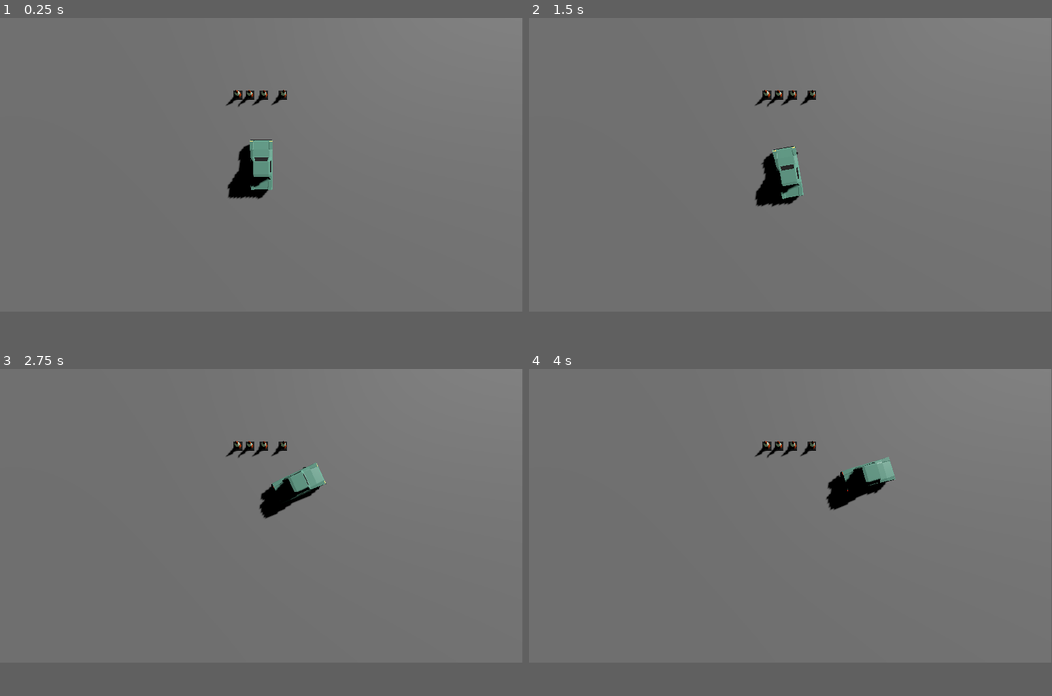
Above: before the commit, frames 1-4 (two rows, left to right).
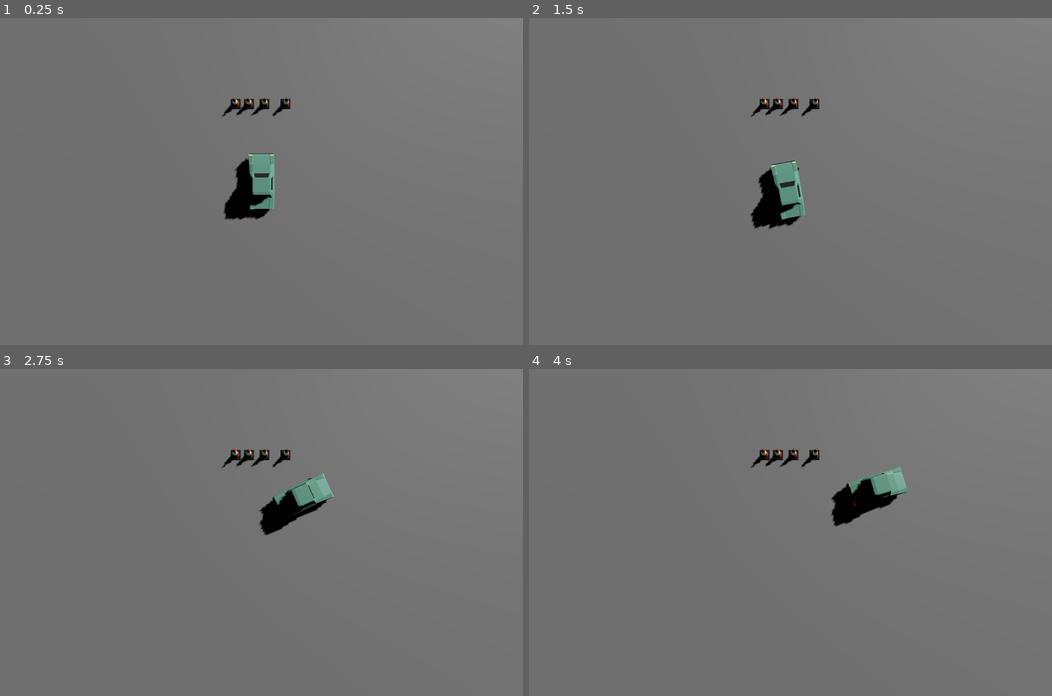
Above: after the commit, the same moments.

Repository: TomMurray/ValetV2
Game: Godot game, scene res://scenes/car_test.tscn
Two runs of this game, one before a commit and one after it. Both use one fixed random seed, a clock stepped at 60 frames per second and the inputs below.
Inputs:
- Up to frame 1 (0.25 s): no input
- Up to frame 2 (1.5 s): tap Enter at 0.5 s; hold Right (steer_right) 0.53-1.28 s; tap Space at 1.25 s; hold Down (brake_reverse) from 1.28 s (still down)
- Up to frame 3 (2.75 s): release Down (brake_reverse) at 2.03 s; hold Right (steer_right) from 2.03 s (still down)
- Up to frame 4 (4 s): release Right (steer_right) at 2.78 s; hold Up (accelerate) 2.78-3.53 s; hold Left (steer_left) from 3.53 s (still down)
The window is 799x449 before the commit and 800x500 after it. Grey fills any space a smaller window leaves; there, only what the larger window draws over its background counts as a difference.

The runs differ from the first frame. In frame 1, 1.9% of the frame differs, in the area x 42-56%, y 22-62%; in frame 2, 2.0%; in frame 3, 2.0%; in frame 4, 2.2%, in the area x 42-73%, y 22-49%.

Commit message:
Fiddle with default resolution/anti-aliasing settings for the purposes of recording a little clip

Diff:
--- a/project.godot
+++ b/project.godot
@@ -14,6 +14,16 @@
 run/main_scene="res://scenes/car_test.tscn"
 config/features=PackedStringArray("4.2", "Forward Plus")
 config/icon="res://icon.svg"
+
+[display]
+
+window/size/viewport_width=1600
+window/size/viewport_height=1000
+window/size/always_on_top=true
+
+[editor]
+
+movie_writer/movie_file="C:/Users/tompa/Repos/ValetV2/media/jamjan2024_day1.avi"
 
 [input]
 
@@ -46,3 +56,7 @@
 
 3d_physics/layer_1="player"
 3d_physics/layer_2="obstacles"
+
+[rendering]
+
+anti_aliasing/quality/msaa_3d=3
